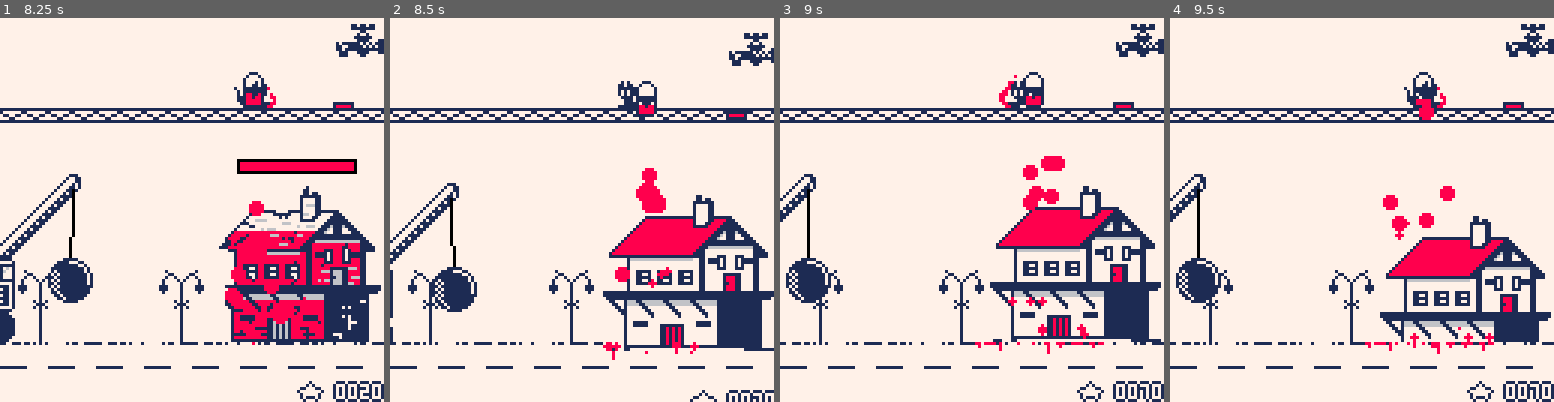
Above: before the commit, frames 1-4 (left to right).
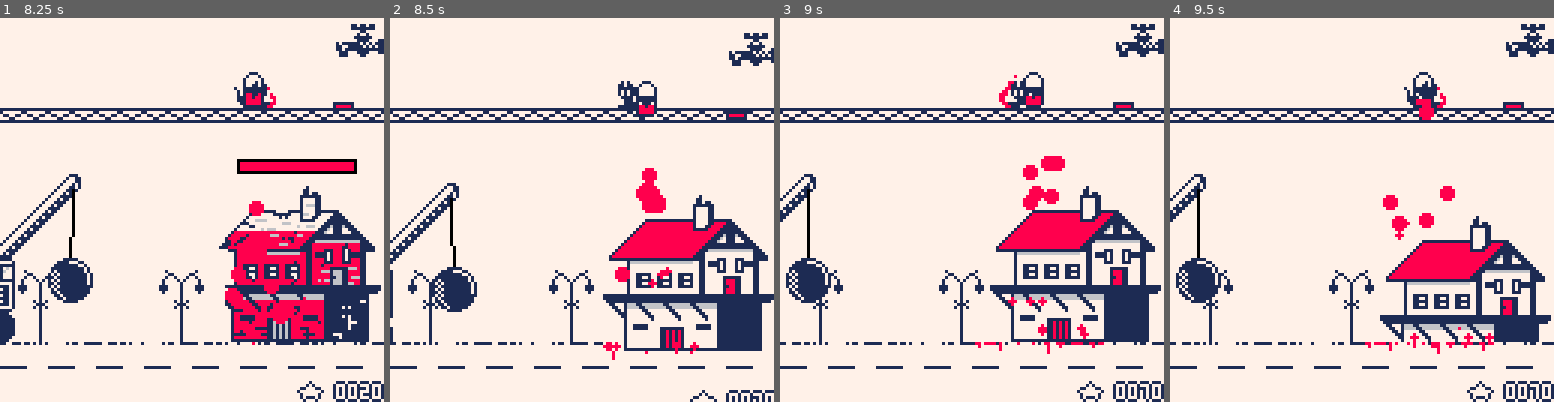
Above: after the commit, the same moments.

Repository: Arche-san/retrocat
Game: PICO-8 cartridge retrocat.p8
The game is run twice, just before and just after one commit, with the same random seed, the same clock (stepped at 60 frames per second) and the same inputs.
Inputs:
- Up to frame 1 (8.25 s): tap X (X key) at 0.33, 1.07, 1.85, 2.97, 4.08, 5.2, 6.32, 7.43 s; tap O (Z key) at 0.7, 1.7, 2.1, 2.5, 2.9, 3.3, 3.7, 4.1, 4.5, 4.9, 5.3, 5.7, 6.1, 6.5, 6.9, 7.3, 7.7, 8.1 s; hold Right 1.6-2.1 s; hold Right 2.47-3.03 s; hold Left 3.08-3.58 s; hold Right 4.02-4.68 s; hold Left 5.08-5.68 s; hold Right 6.08-6.58 s; hold Right 6.63-7.13 s; hold Right 7.5-8.07 s; hold Left from 8.12 s (still down)
- Up to frame 2 (8.5 s): keep holding Left
- Up to frame 3 (9 s): tap O (Z key) at 8.5, 8.9 s; tap X (X key) at 8.55 s; release Left at 8.62 s
- Up to frame 4 (9.5 s): hold Right from 9.05 s (still down); tap O (Z key) at 9.3 s

Frame 1 is identical in both runs. In frame 2, 3.4% of the frame differs, in the area x 55-100%, y 46-87%; in frame 3, 3.4%, in the area x 54-100%, y 43-85%; in frame 4, 2.9%.

Commit message:
building : fix y offset

Diff:
--- a/retrocat.p8
+++ b/retrocat.p8
@@ -470,7 +470,7 @@
  local completed_ystart = yend - (height) * b.paint_surface_ratio
  local completed_height = yend - completed_ystart
  if b.completed then
-  building_draw_part(b.spr_x, ystart+1, b.spr_w, b.height, b.x, ground_y-b.height,1)
+  building_draw_part(b.spr_x, ystart, b.spr_w, b.height, b.x, ground_y-b.height,1)
  else
   if b.paint_surface_ratio > 0 and
      not gameover then
